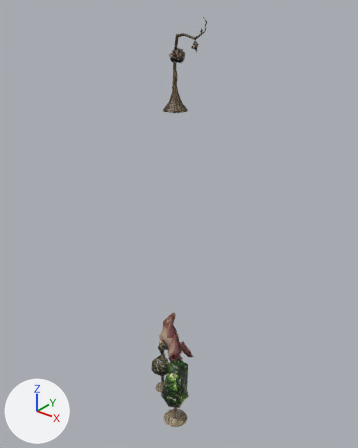
A saved change to the Blender file Assets/Models/blend/PlantsForO2.blend.
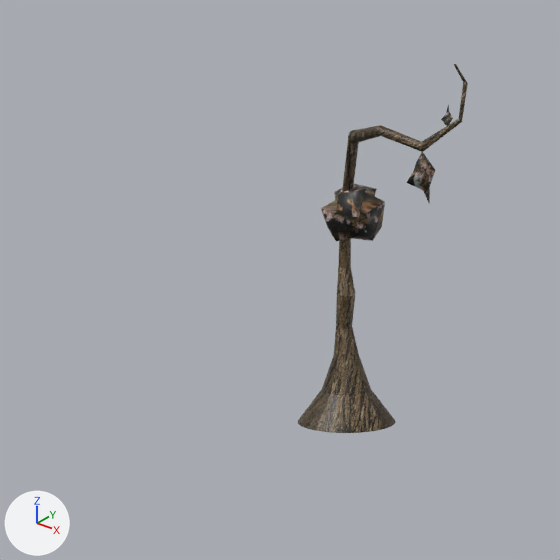
Each version is shown whole from a 50 mm camera at (3.12, -3.83, 4.23) aimed at (0.25, -0.24, 2.0), then close up on the part from 24% to 65% of the width and 0% to 33% of the height. Every picture has the same lights, and +X, +Y and +Z are marked at lower left.

In view in the first close-up: 'FluffPlantDead'.
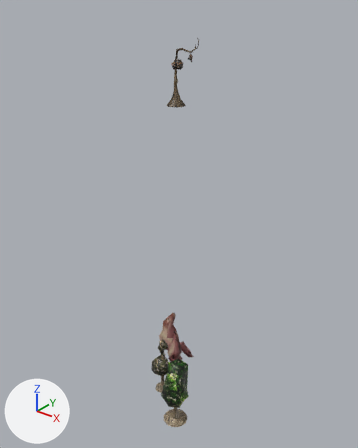
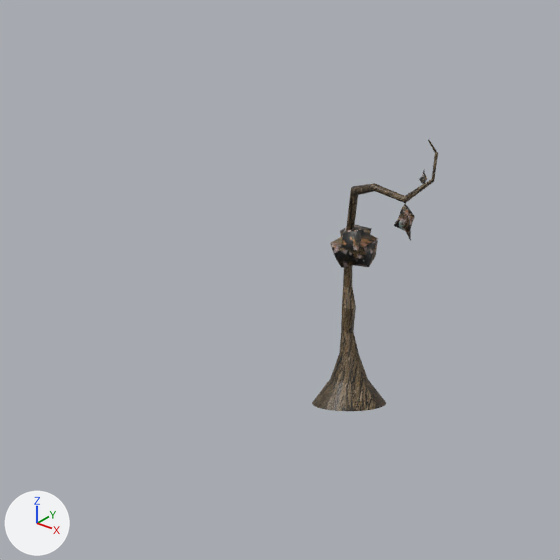
Where the newer file only moved an object's origin or applied its transform, the numbers keep the older frame.

Patch to the scene script:
```diff
--- a/Assets/Models/blend/PlantsForO2.blend.py
+++ b/Assets/Models/blend/PlantsForO2.blend.py
@@ me_cylinder_005 @@
 me_cylinder_005.from_pydata(...)  # 482 vertices, 429 faces, 15 loose edges; spans x -5.6..10.6, y -7.3..9.4, z -43.5..21.8
 # used by ob_fluffplantdead; location = (0.611, -0.708, 3.464); scale = (0.0251, 0.0251, 0.0251)
+# me_cylinder_005 part 1: the loose piece of 416 vertices spanning x -5.6..10.6, y -3.8..4.5, z -6.5..21.8 is scaled about the mesh origin by 0.0189
+# me_cylinder_005 part 2: the loose piece of 26 vertices spanning x -3.7..2.1, y -1.8..3.9, z 8.3..12.5 is scaled about the mesh origin by 0.0189
+# me_cylinder_005 part 3: the loose piece of 12 vertices spanning x 7.5..9.2, y -3.3..-1.8, z 11.9..15.6 is scaled about the mesh origin by 0.0189
+# me_cylinder_005 part 4: the loose piece of 12 vertices spanning x 8.6..9.7, y -1.3..-0.1, z 17.4..18.9 is scaled about the mesh origin by 0.0189
 me_cylinder_005.materials.append(mat_material_010)
@@ ob_fluffplantdead @@
 ob_fluffplantdead.location = (0.611, -0.708, 3.464)
-ob_fluffplantdead.scale = (0.0251, 0.0251, 0.0251)
```

Changed parts and their boxes (x1, y1, x2, y2) in the close-ups (560 x 560 px; the box of a moved part takes in the faces that stretch with it):
'FluffPlantDead', reshaped, rescaled: before (298, 64, 468, 433); after (312, 140, 438, 411)
part 1 of me_cylinder_005, moved or reshaped: before (298, 64, 468, 433); after (312, 140, 438, 411)
part 2 of me_cylinder_005, moved or reshaped: before (321, 184, 385, 241); after (330, 225, 378, 268)
part 3 of me_cylinder_005, moved or reshaped: before (407, 152, 435, 204); after (394, 203, 415, 241)
part 4 of me_cylinder_005, moved or reshaped: before (441, 105, 453, 126); after (419, 171, 427, 184)
